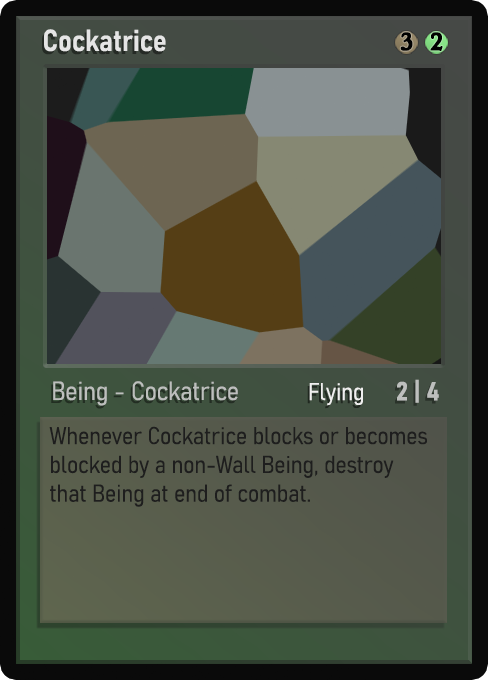
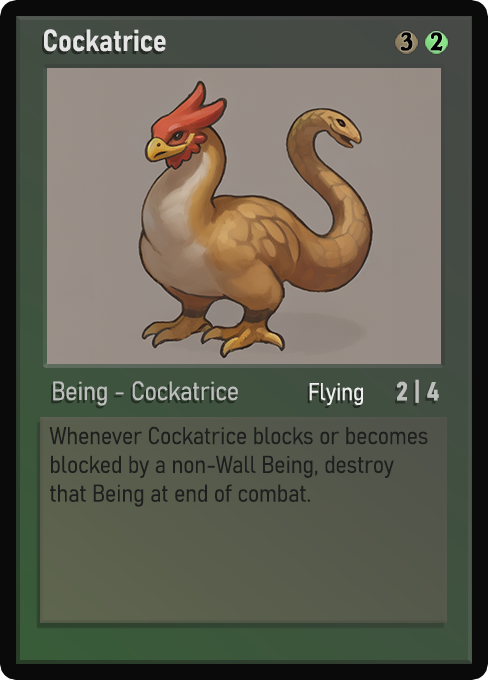
The second 488×680 image is a revision of the first. Changes to its layers:
painted on "Name" over [44, 30, 166, 52]
painted on "AtkDef" over [397, 382, 407, 388]
painted on "Class" over [53, 381, 237, 405]
painted on "Ability" over [328, 387, 363, 406]
painted on "Desc_norm" over [52, 427, 428, 507]
painted on "Artwork" over [47, 68, 441, 364]
